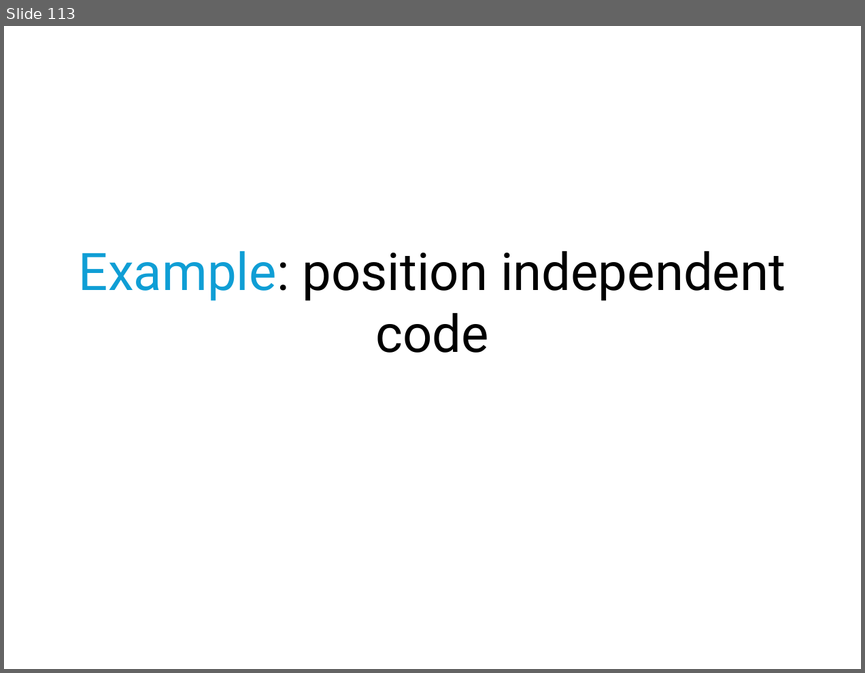
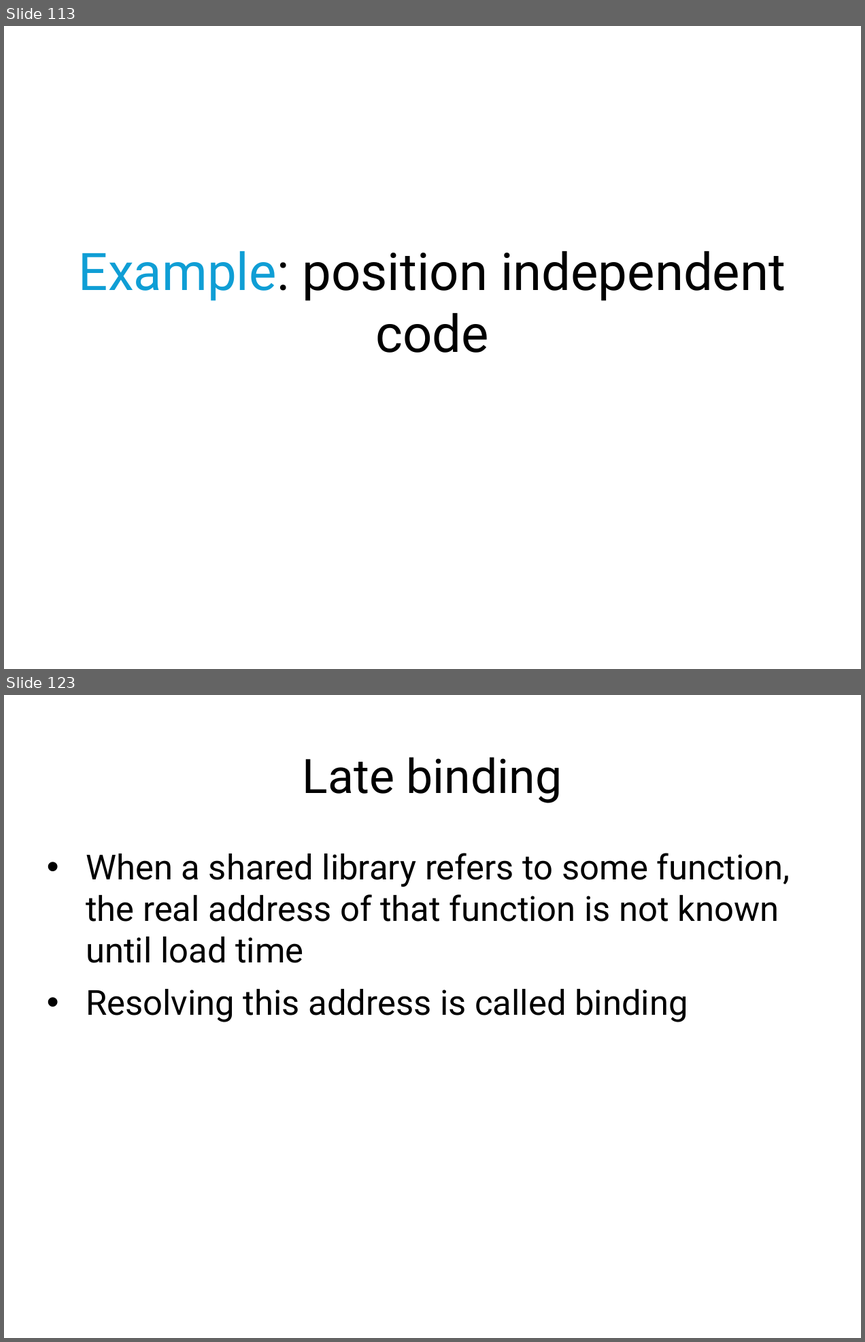
Before and after one commit to mars-research/cs5460, a slide deck: static/lectures/lecture05-linking-and-loading/lecture05-linking-and-loading.pptx. Shown one above the other, each under a label of ours: slide 113 before the commit, slides 113 and 123 after it; the slides between them are not shown. The pictures are 865x673 and 865x1342 pixels, drawn with LibreOffice and Linux fonts; fonts in the diff are those of the drawing. Boxes give left, top, right and bottom in pixels: in the first picture for what was removed or moved away, otherwise in the second. Text is boxed around its words. In the diff, an @@ line names an element or a change of style, - is before the commit and + after.

```diff
--- a/static/lectures/lecture05-linking-and-loading/lecture05-linking-and-loading.pptx
+++ b/static/lectures/lecture05-linking-and-loading/lecture05-linking-and-loading.pptx
@@ slide 123 added at bbox=[4, 695, 861, 1338], background #FFFFFF @@
@@ title added at bbox=[303, 757, 562, 803], 44 pt, text #000000 @@
+Late binding
@@ text added at bbox=[86, 853, 790, 1022], 32 pt, text #000000 @@
+• When a shared library refers to some function, the real address of that function is not known until load time
+  • Resolving this address is called binding
```
Also in this commit, not shown: 5 slides changed, 27 other slides added, 2 other files.
